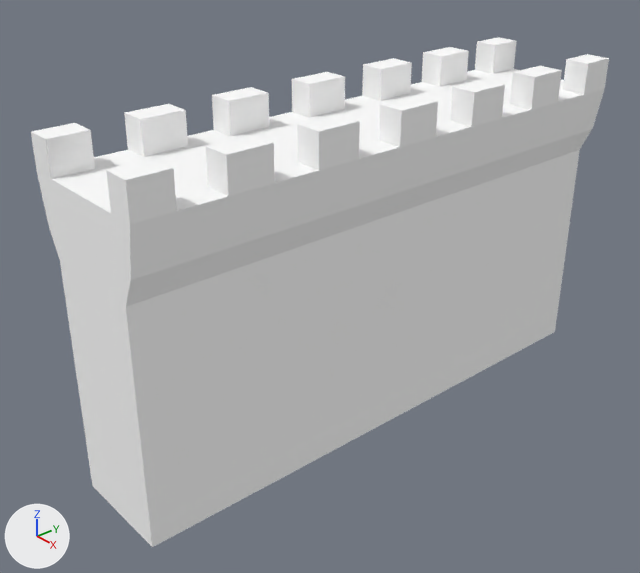
What one commit did to the Blender file Art/Models/Raw/Building9_Wall/Wall.blend.
One viewpoint serves both versions: a camera (50 mm lens) standing at (1.371, -1.357, 1.241) and looking at (-0.03, -0.149, 0.313). Lighting does not change. The marker at lower left points along +X, +Y and +Z.

The scene before the commit, as lines of its bpy script (objects in view):
```python
me_untitled_001 = bpy.data.meshes.new('Untitled.001')
me_untitled_001.from_pydata(...)  # 126 vertices, 123 faces; spans x -0.7..0.7, y -0.5..0.6, z -56.0..66.6
me_untitled_001.materials.append(mat_lambert2)  # its picture is missing
ob_pcube1 = bpy.data.objects.new('pCube1', me_untitled_001)
ob_pcube1.location = (0.0, 0.0, 0.35)
ob_pcube1.rotation_euler = (1.571, 0.0, 0.0)  # degrees (90, 0, 0)
ob_pcube1.scale = (0.234, 0.681, 0.0109)
```
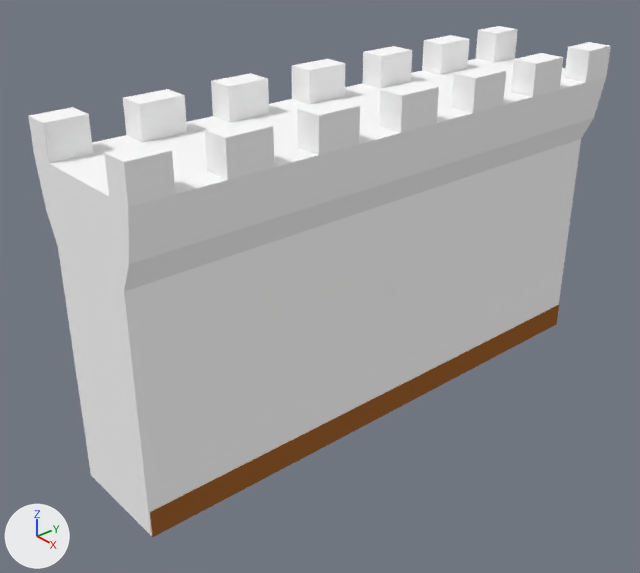
What differs and where, as boxes (x1, y1, x2, y2) in the pictures (640 x 573 px):
'pCube1', moved
    before: (31, 37, 609, 547)
    after: (28, 26, 611, 536)
'Plane', added (brown)
    after: (150, 305, 559, 537)

The change, as a diff of the scene's bpy script:
```diff
--- a/Art/Models/Raw/Building9_Wall/Wall.blend.py
+++ b/Art/Models/Raw/Building9_Wall/Wall.blend.py
@@ mat_material @@
+mat_material = diffuse_material('Material')
+mat_material.base_color = (0.342, 0.125, 0.0304)  # brown #9e6331
@@ me_plane @@
+me_plane.from_pydata([(-0.786, -1.0, 0.0), (-0.536, -1.0, 0.0), (-0.786, 0.334, 0.0), (-0.536, 0.334, 0.0)], [], [(0, 1, 3, 2)])
+me_plane.materials.append(mat_material)  # brown #9e6331
@@ ob_pcube1 @@
 ob_pcube1 = bpy.data.objects.new('pCube1', me_untitled_001)
-ob_pcube1.location = (0.0, 0.0, 0.35)
+ob_pcube1.location = (0.0, 0.0, 0.38)
 ob_pcube1.rotation_euler = (1.571, 0.0, 0.0)  # degrees (90, 0, 0)
@@ ob_plane @@
+ob_plane = bpy.data.objects.new('Plane', me_plane)
+ob_plane.location = (0.662, 0.277, 0.065)
+_m = ob_plane.modifiers.new('Solidify', 'SOLIDIFY')
+_m.thickness = 0.063
+_m.nonmanifold_thickness_mode = 'FIXED'
+_m.nonmanifold_merge_threshold = 0.0003
```
